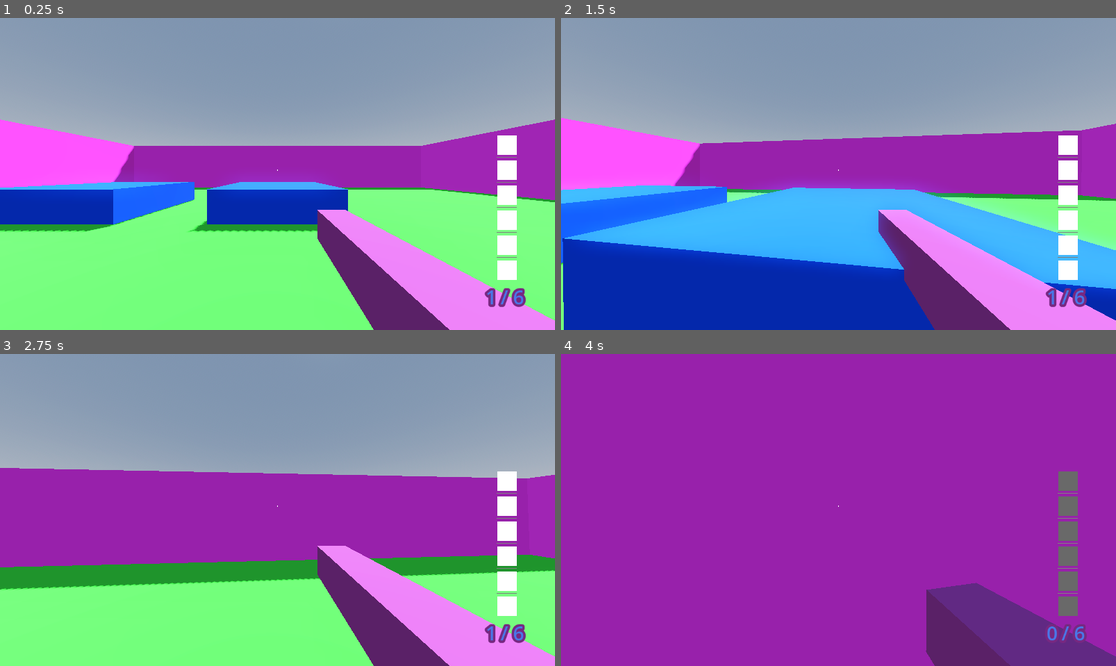
Above: before the commit, frames 1-4 (two rows, left to right).
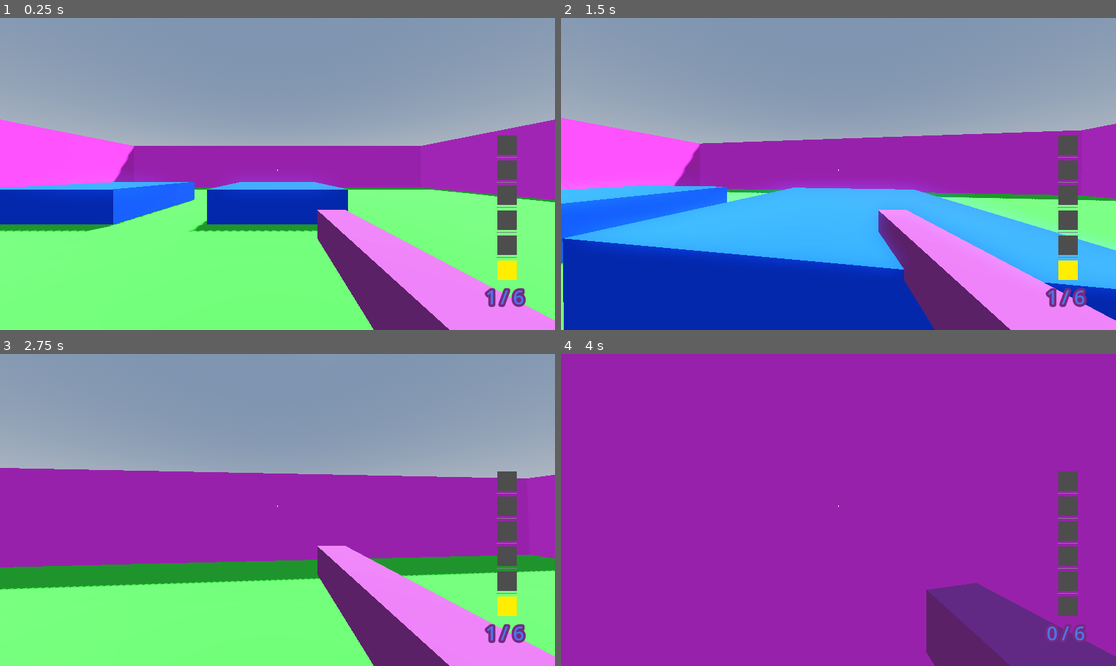
Above: after the commit, the same moments.

Repository: Ayla-McChristie/ProjectRobotCowboy
Game: Godot game, scene res://scenes/world.tscn
The game is run twice, just before and just after one commit, with the same random seed, the same clock (stepped at 60 frames per second) and the same inputs.
Inputs (mouse positions are in pixels of both pictures, inside the frame that each line leads up to):
- Up to frame 1 (0.25 s): no input
- Up to frame 2 (1.5 s): tap Enter (ui_accept) at 0.5 s; move the mouse to (866, 174) at 0.52 s; hold E (E) 0.53-1.28 s; hold W (move_up) from 0.53 s (still down); tap Space (jump) at 0.77 s; move the mouse to (810, 174) at 1.27 s; tap E (E) at 1.35 s
- Up to frame 3 (2.75 s): keep holding W (move_up); tap Space (jump) at 1.52 s; move the mouse to (288, 503) at 2.02 s; hold Q (Q) from 2.03 s (still down); tap E (E) at 2.3 s
- Up to frame 4 (4 s): keep holding W (move_up); move the mouse to (832, 516) at 2.77 s; release Q (Q) at 2.78 s; click (832, 516) at 2.85 s; tap Space (jump) at 3.02, 3.77 s; tap E (E) at 3.05, 3.8 s; move the mouse to (877, 513) at 3.52 s; hold Shift (sprint) from 3.53 s (still down)

The runs differ from the first frame. In frame 1, 1.3% of the frame differs, in the area x 89-94%, y 37-84%; in frame 2, 1.3%; in frame 3, 1.3%; in frame 4, 1.3%.

Commit message:
makes bullet tracker start updated

Diff:
--- a/scenes/HUD.tscn
+++ b/scenes/HUD.tscn
@@ -81,6 +81,9 @@
 rotation = -3.14159
 vertical = true
 script = ExtResource("3_857pk")
+EMPTY_COLOR = Color(0.303233, 0.303233, 0.303233, 1)
+REG_COLOR = Color(1, 0.933333, 0, 1)
+BLAST_COLOR = Color(1, 0, 0, 1)
 
 [node name="box1" type="ColorRect" parent="BulletTracker"]
 custom_minimum_size = Vector2(0, 40)
--- a/scenes/bullet_tracker.gd
+++ b/scenes/bullet_tracker.gd
@@ -19,7 +19,7 @@
 # Called when the node enters the scene tree for the first time.
 func _ready() -> void:
 	boxes = [box1, box2, box3, box4, box5, box6]
-	num_of_bullets = gun.cylinder.size()
+	num_of_bullets = 7
 
 # Called every frame. 'delta' is the elapsed time since the previous frame.
 func _process(delta: float) -> void:
@@ -29,13 +29,15 @@
 			boxes[i].color = _color_pick(gun.cylinder[i])
 
 		for i in range(gun.cylinder.size(), 6):
-			boxes[i].color = Color.DIM_GRAY
+			boxes[i].color = EMPTY_COLOR
 
 func _color_pick(bullet_type : Global.BulletType) -> Color:
 	match  bullet_type:
 		Global.BulletType.Normal:
-			return Color.GOLD
+			return REG_COLOR
 		Global.BulletType.Blast:
-			return Color.CRIMSON
+			return BLAST_COLOR
+		Global.BulletType.Richochet:
+			return RICOCHET_COLOR
 
-	return Color.DIM_GRAY
+	return EMPTY_COLOR
